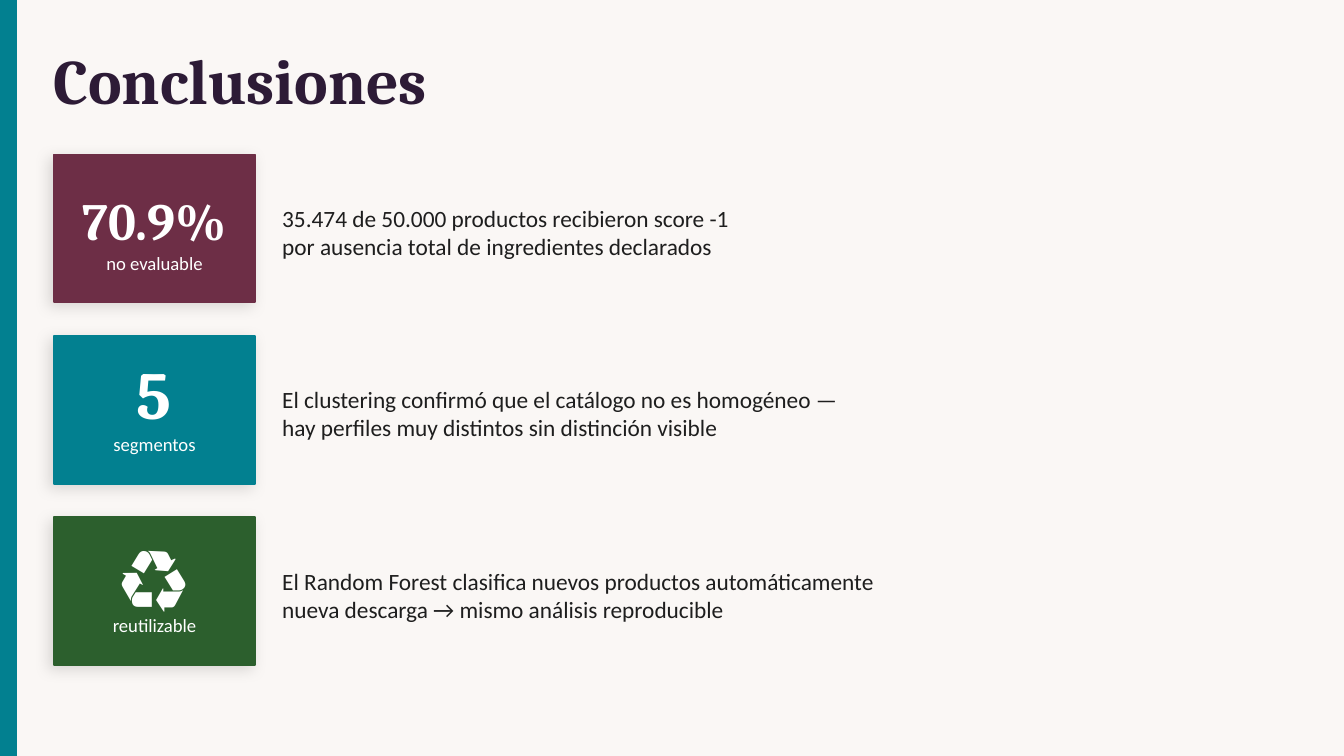
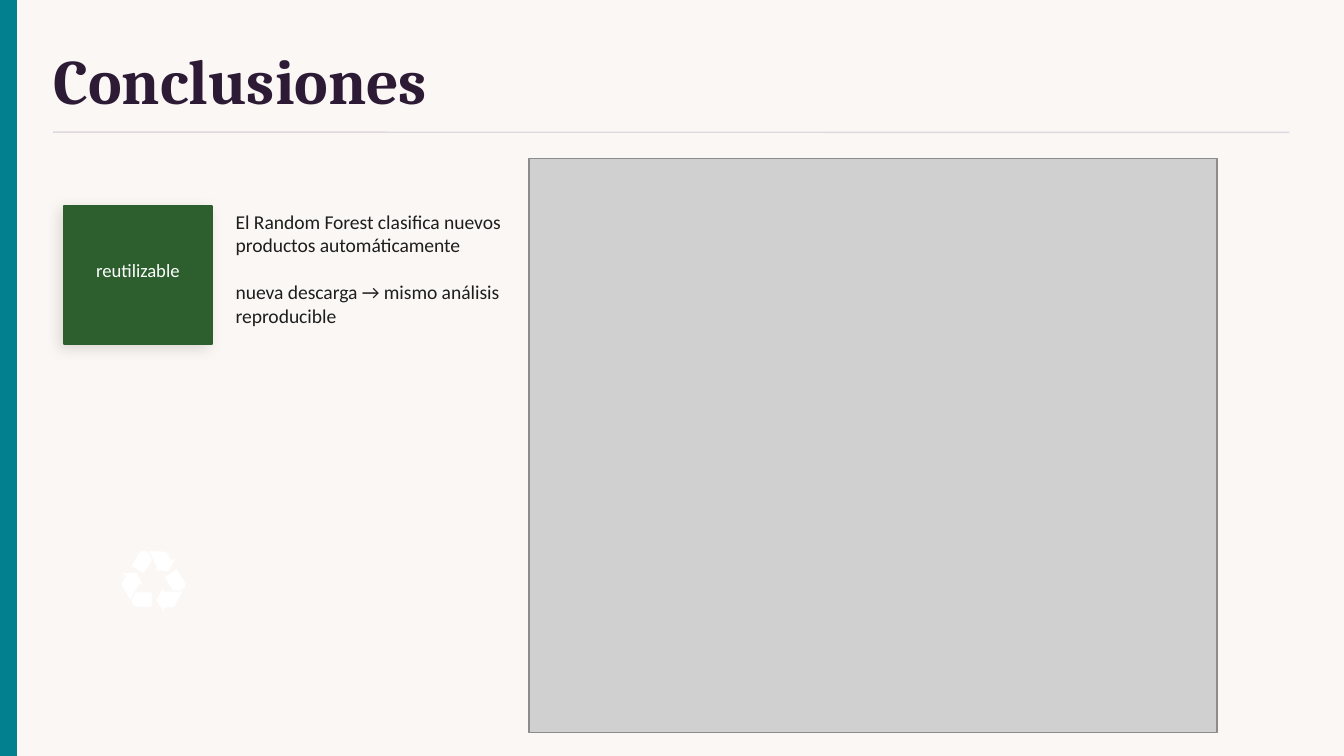
Before and after one commit to MayeLabs/anban_explorador_data, a slide deck: slide 8 of DataQuality_OpenBeautyFacts.pptx (slide 7 before the commit). Drawn at 1344x756 pixels with LibreOffice and Linux fonts; fonts in the diff are those of the drawing; grey boxes stand for pictures. Boxes give left, top, right and bottom in pixels: in the first picture for what was removed or moved away, otherwise in the second. Text is boxed around its words. In the diff, an @@ line names an element or a change of style, - is before the commit and + after.

```diff
--- a/DataQuality_OpenBeautyFacts.pptx
+++ b/DataQuality_OpenBeautyFacts.pptx
@@ line added from (52, 132) to (1289, 132), #E0D8DF 0.8 pt @@
@@ picture added at (530, 159, 1218, 732) @@
@@ rectangle: place and size @@
-rectangle at (54, 155, 255, 302)
+rectangle at (65, 206, 212, 344)
@@ rectangle at (65, 206, 212, 344): fill #6D2E46 to #2C5F2D; outline #6D2E46 1 pt to #2C5F2D 1 pt @@
@@ text removed at (82, 204, 226, 242) @@
-70.9%
@@ text "El Random Forest clasifica nuevos ...": place and size @@
-text "El Random Forest clasifica nuevos ..." at (282, 573, 873, 622)
+text "El Random Forest clasifica nuevos ..." at (236, 215, 501, 326)
@@ text "El Random Forest clasifica nuevos ..." at (236, 215, 501, 326): size 12.5 to 10.5 pt @@
@@ text removed at (282, 210, 729, 259) @@
-35.474 de 50.000 productos recibieron score -1
-por ausencia total de ingredientes declarados
@@ text "segmentos" rewrapped from (113, 439, 195, 454) to (96, 267, 178, 277) @@
@@ text "reutilizable": place and size @@
-text "reutilizable" at (113, 619, 196, 632)
+text "reutilizable" at (96, 264, 179, 277)
@@ text removed at (106, 257, 202, 270) @@
-no evaluable
@@ rectangle removed at (54, 336, 255, 484) @@
@@ text removed at (137, 374, 172, 420) @@
-5
@@ text removed at (282, 391, 811, 440) @@
-El clustering confirmó que el catálogo no es homogéneo —
-hay perfiles muy distintos sin distinción visible
@@ rectangle removed at (54, 517, 255, 665) @@
```
Also in this commit, not shown: 1 other slide changed, 1 slide added.
